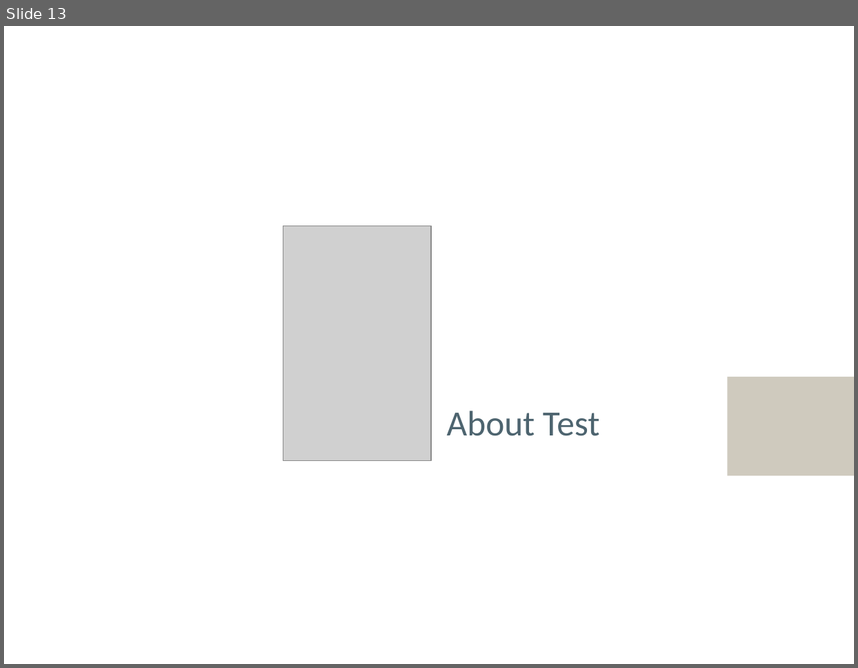
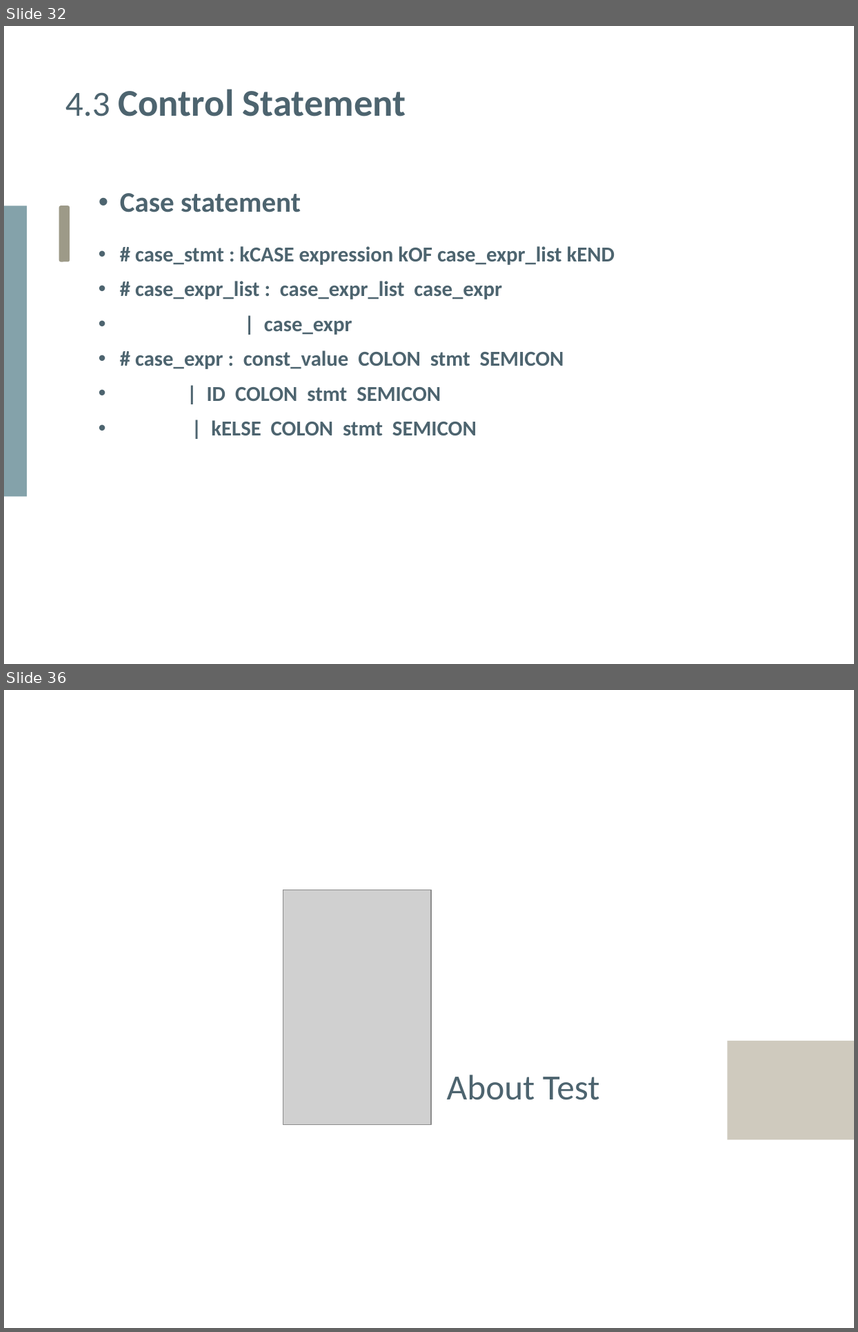
Before and after one commit to Yeeef/SOUP, a slide deck: report/Presentation.pptx. Shown one above the other, each under a label of ours: slide 13 before the commit, slides 32 and 36 after it; the slides between them are not shown. The pictures are 858x668 and 858x1332 pixels, drawn with LibreOffice and Linux fonts; fonts in the diff are those of the drawing; grey boxes stand for pictures. Boxes give left, top, right and bottom in pixels: in the first picture for what was removed or moved away, otherwise in the second. Text is boxed around its words. In the diff, an @@ line names an element or a change of style, - is before the commit and + after.

```diff
--- a/report/Presentation.pptx
+++ b/report/Presentation.pptx
@@ slide 32 added at <box>4,26,854,664</box>, background #FFFFFF @@
@@ text added at <box>65,89,406,116</box>, 32 pt, text #4D646F, bold @@
+4.3 Control Statement
@@ rectangle added at <box>4,205,27,496</box>, fill #84A2AA @@
@@ rounded rectangle added at <box>59,205,70,261</box>, fill #9D9A88 @@
@@ text added at <box>120,193,615,435</box>, 18 pt, text #4D646F, bold @@
+• Case statement
+• # case_stmt : kCASE expression kOF case_expr_list kEND
+• # case_expr_list : case_expr_list case_expr
+• | case_expr
+• # case_expr : const_value COLON stmt SEMICON
+• | ID COLON stmt SEMICON
+• | kELSE COLON stmt SEMICON
@@ what was slide 13 is now slide 36 @@
```
Also in this commit, not shown: 6 slides changed, 23 other slides added, 1 slide removed, 1 other file.
